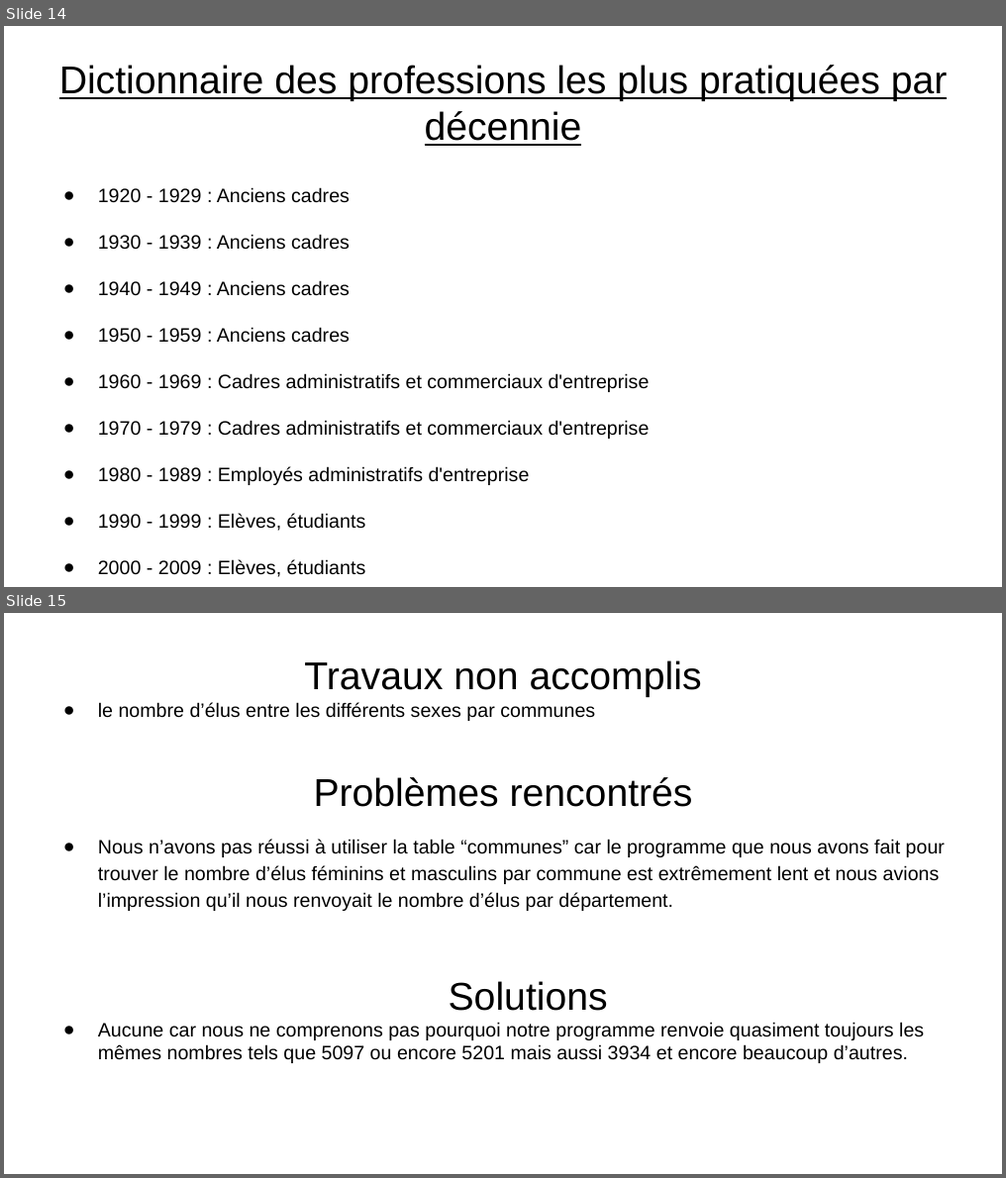
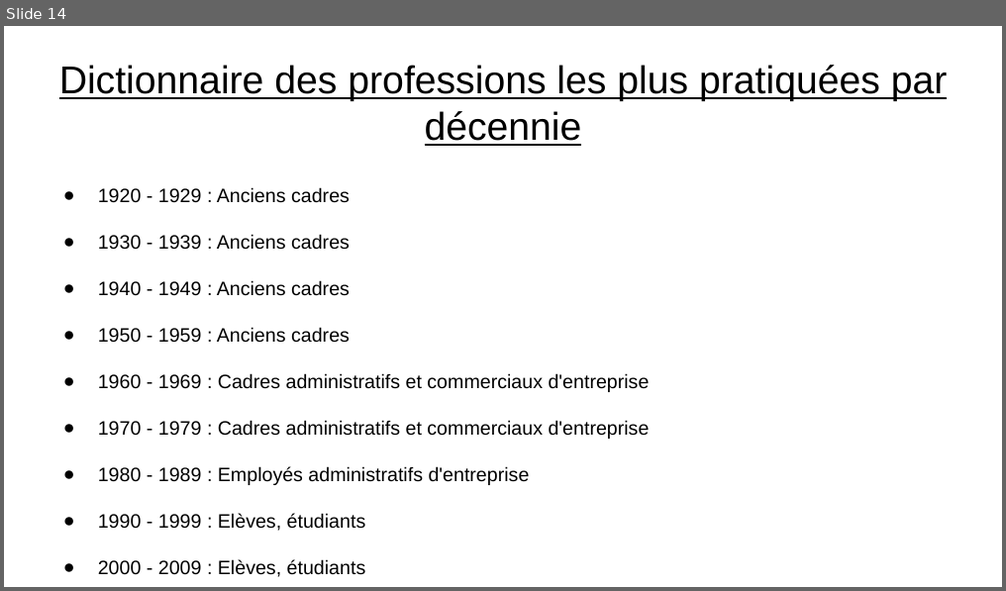
Before and after one commit to td1711/Projet-Sociologie, a slide deck: Diapo présentation.odp. Shown one above the other, each under a label of ours: slides 14 and 15 before the commit, slide 14 after it. The pictures are 1006x1178 and 1006x591 pixels, drawn with LibreOffice and Linux fonts; fonts in the diff are those of the drawing. Boxes give left, top, right and bottom in pixels: in the first picture for what was removed or moved away, otherwise in the second. Text is boxed around its words. In the diff, an @@ line names an element or a change of style, - is before the commit and + after.

```diff
--- a/Diapo présentation.odp
+++ b/Diapo présentation.odp
@@ slide 15 removed at box(4, 613, 1002, 1174), background #FFFFFF @@
@@ text removed at box(98, 661, 944, 1063) @@
-Travaux non accomplis
-● le nombre d’élus entre les différents sexes par communes
-Problèmes rencontrés
-● Nous n’avons pas réussi à utiliser la table “communes” car le programme que nous avons fait pour trouver le nombre d’élus féminins et masculins par commune est extrêmement lent et nous avions l’impression qu’il nous renvoyait le nombre d’élus par département.
-Solutions
-● Aucune car nous ne comprenons pas pourquoi notre programme renvoie quasiment toujours les mêmes nombres tels que 5097 ou encore 5201 mais aussi 3934 et encore beaucoup d’autres.
```
Also in this commit, not shown: 1 slide changed.
